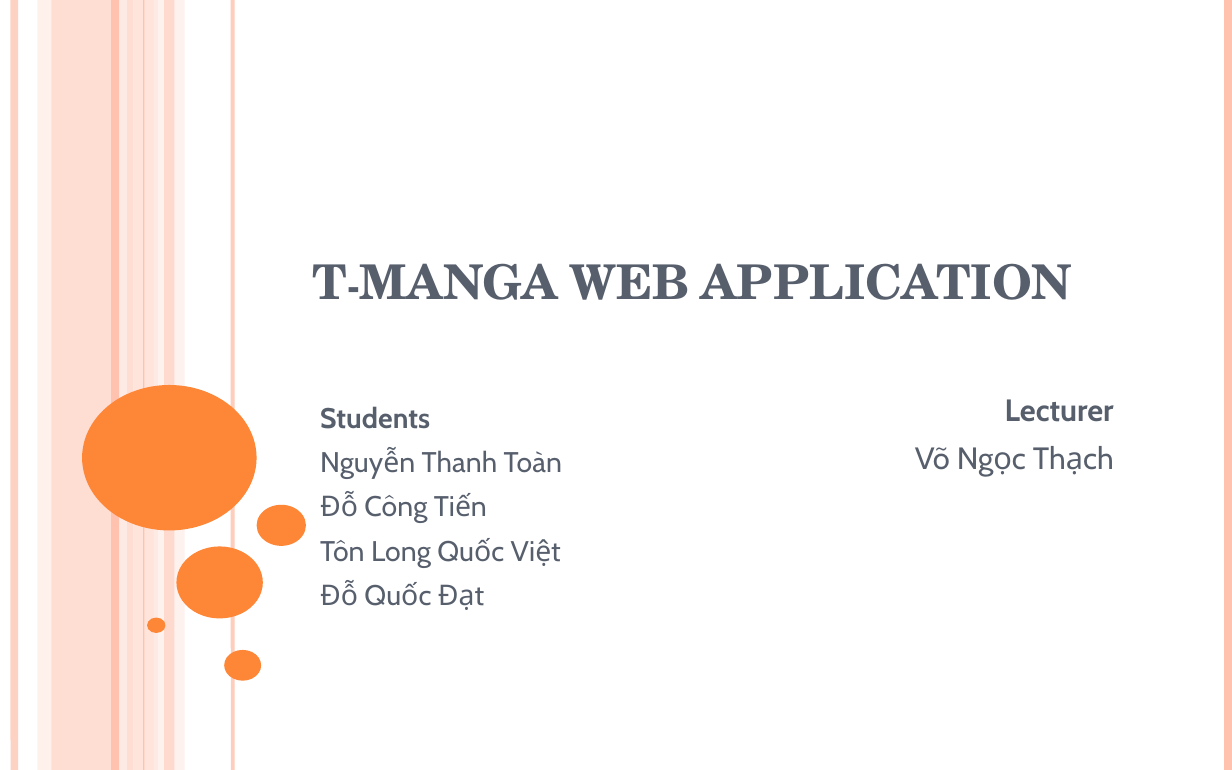
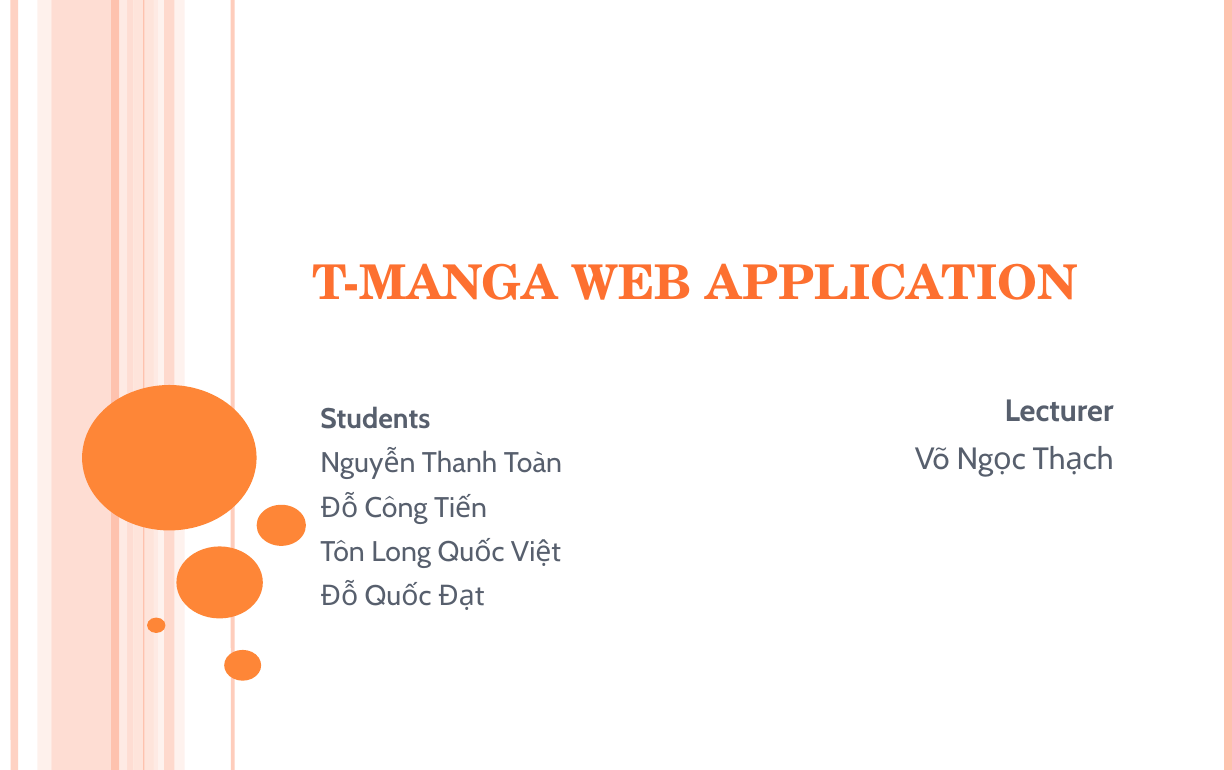
Before and after one commit to yutovsjohan/final_project, a slide deck: slide 1 of ppt.pptx. Drawn at 1232x770 pixels with LibreOffice and Linux fonts; fonts in the diff are those of the drawing. Boxes give left, top, right and bottom in pixels: in the first picture for what was removed or moved away, otherwise in the second. Text is boxed around its words. In the diff, an @@ line names an element or a change of style, - is before the commit and + after.

```diff
--- a/ppt.pptx
+++ b/ppt.pptx
@@ title "T-MANGA WEB APPLICATION" at [313, 263, 1077, 300]: text colour #575F6D to gradient #FF8D61 to #FE7131 to #EB6A15 to #CB601A to #C75E1A, small capitals off @@
```
Also in this commit, not shown: 13 other slides changed, 1 slide added.
